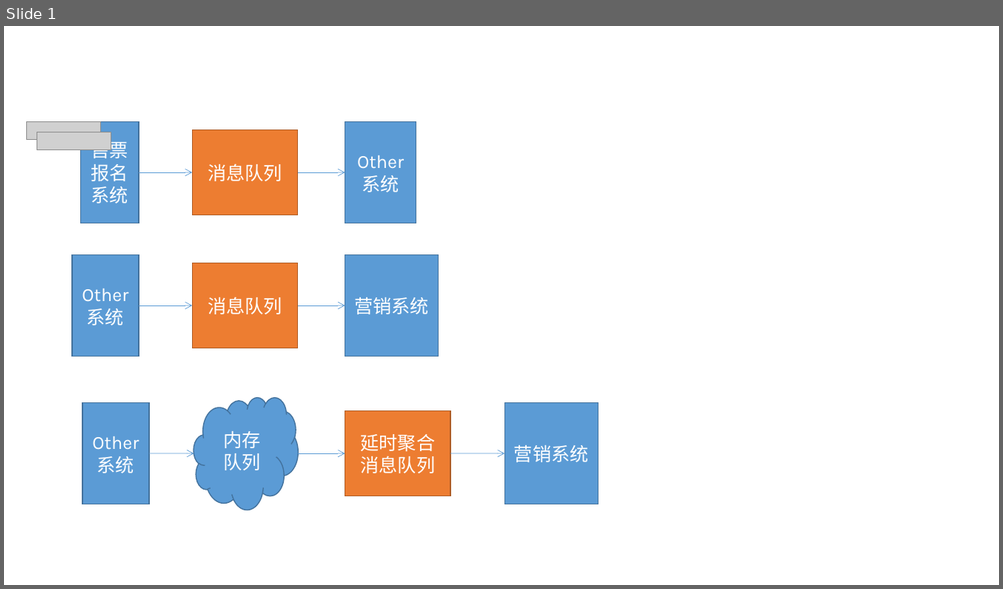
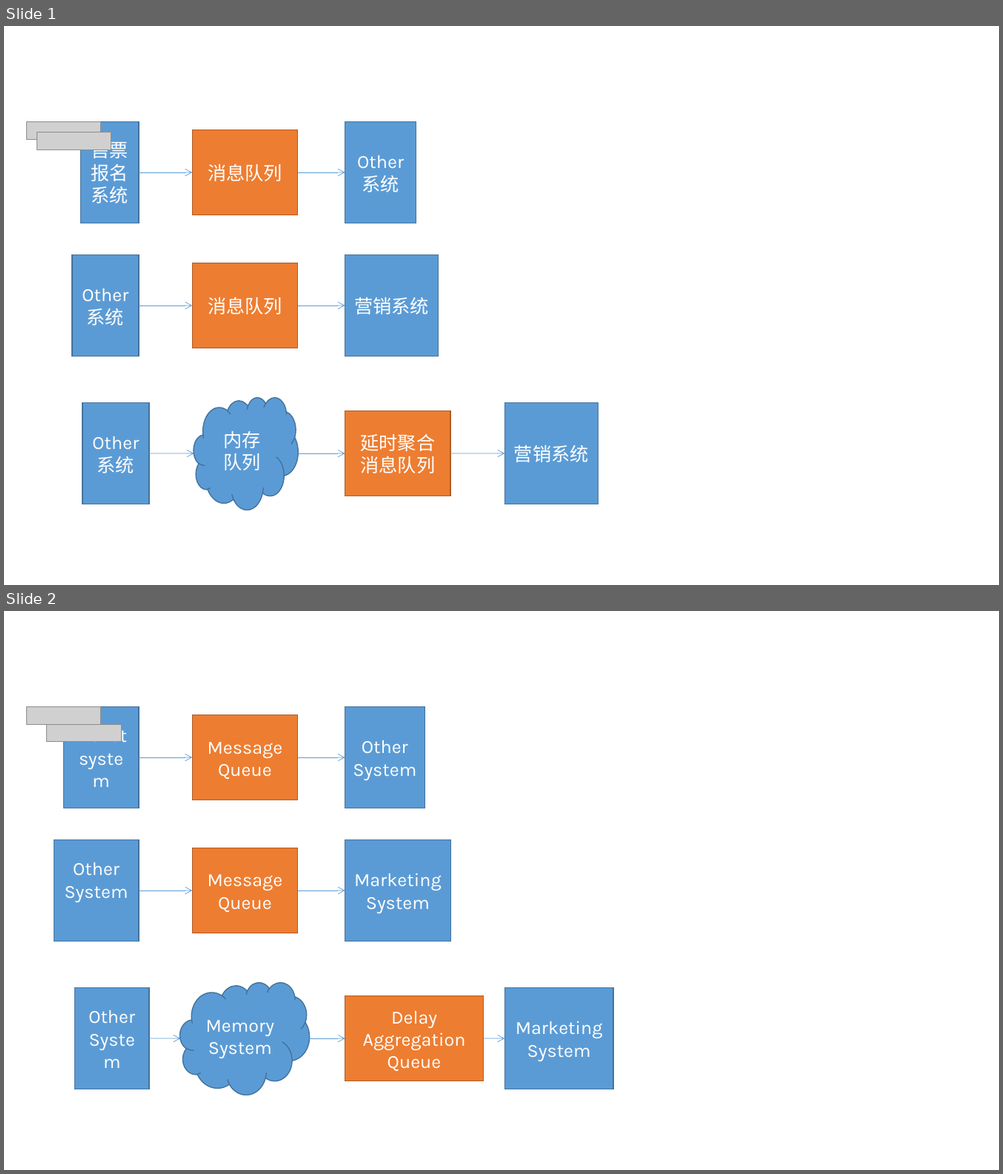
Before and after one commit to liaokui900/DAN, a slide deck: Doc/示例图.pptx. Shown one above the other, each under a label of ours: slide 1 before the commit, slides 1 and 2 after it. The pictures are 1003x589 and 1003x1174 pixels, drawn with LibreOffice and Linux fonts; fonts in the diff are those of the drawing; grey boxes stand for pictures. Boxes give left, top, right and bottom in pixels: in the first picture for what was removed or moved away, otherwise in the second. Text is boxed around its words. In the diff, an @@ line names an element or a change of style, - is before the commit and + after.

```diff
--- a/Doc/示例图.pptx
+++ b/Doc/示例图.pptx
@@ slide 2 added at (4,611,999,1170), background #FFFFFF @@
@@ picture added at (26,706,101,724) @@
@@ rectangle added at (64,706,139,808), fill #5B9BD5, outline #43739E 1 pt, 18 pt, text #FFFFFF @@
+Ticket
+system
@@ rectangle added at (192,715,297,800), fill #ED7D31, outline #AF5C24 1 pt, 18 pt, text #FFFFFF @@
+Message
+Queue
@@ rectangle added at (345,706,425,808), fill #5B9BD5, outline #43739E 1 pt, 18 pt, text #FFFFFF @@
+Other
+System
@@ picture added at (46,724,121,742) @@
@@ arrow added from (139, 758) to (192, 758), #5B9BD5 0.5 pt @@
@@ arrow added from (298, 758) to (345, 758), #5B9BD5 0.5 pt @@
@@ rectangle added at (54,840,139,942), fill #5B9BD5, outline #43739E 1 pt, 18 pt, text #FFFFFF @@
+Other
+System
@@ rectangle added at (192,849,297,934), fill #ED7D31, outline #AF5C24 1 pt, 18 pt, text #FFFFFF @@
+Message
+Queue
@@ rectangle added at (345,840,451,942), fill #5B9BD5, outline #43739E 1 pt, 18 pt, text #FFFFFF @@
+Marketing System
@@ arrow added from (139, 891) to (192, 891), #5B9BD5 0.5 pt @@
@@ arrow added from (298, 891) to (345, 891), #5B9BD5 0.5 pt @@
@@ rectangle added at (75,988,150,1089), fill #5B9BD5, outline #43739E 1 pt, 18 pt, text #FFFFFF @@
+Other
+System
@@ cloud added at (180,982,310,1095), fill #5B9BD5, outline #43739E 1 pt, 18 pt, text #FFFFFF @@
+Memory
+System
@@ rectangle added at (505,988,614,1089), fill #5B9BD5, outline #43739E 1 pt, 18 pt, text #FFFFFF @@
+Marketing System
@@ rectangle added at (345,997,484,1082), fill #ED7D31, outline #AF5C24 1 pt, 18 pt, text #FFFFFF @@
+Delay Aggregation
+Queue
@@ arrow added from (149, 1039) to (180, 1039), #5B9BD5 0.5 pt @@
@@ arrow added from (309, 1039) to (345, 1039), #5B9BD5 0.5 pt @@
@@ arrow added from (483, 1039) to (505, 1039), #5B9BD5 0.5 pt @@
```
Also in this commit, not shown: 2 other files.
